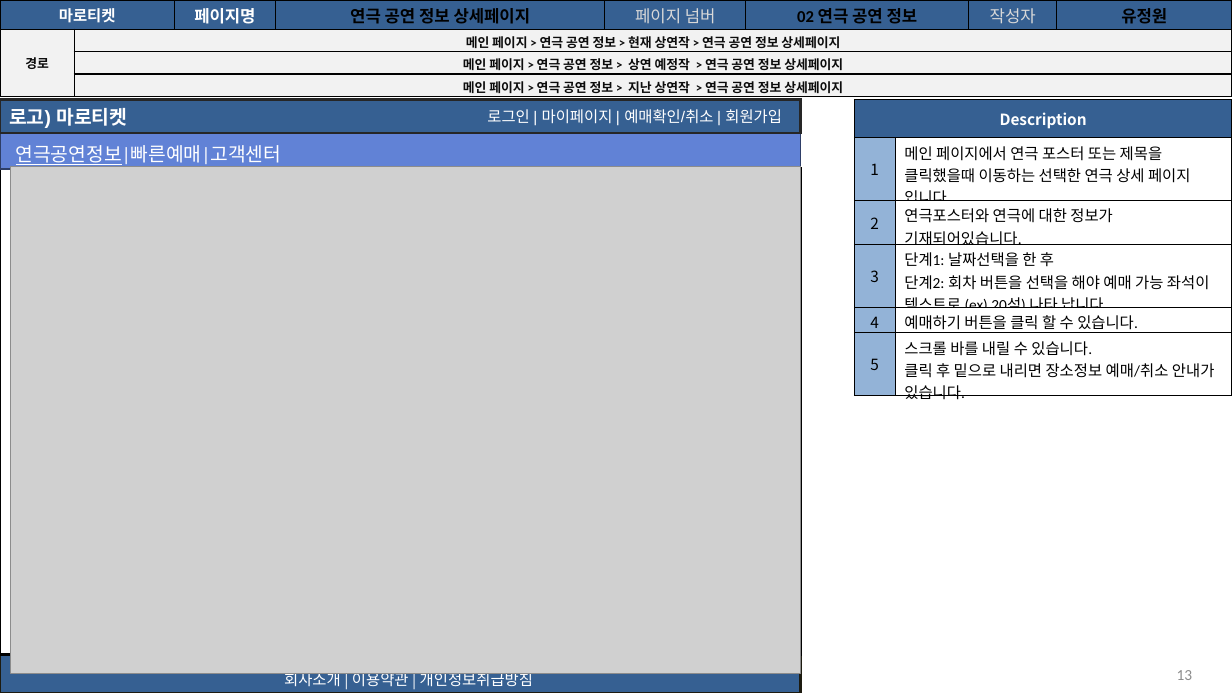
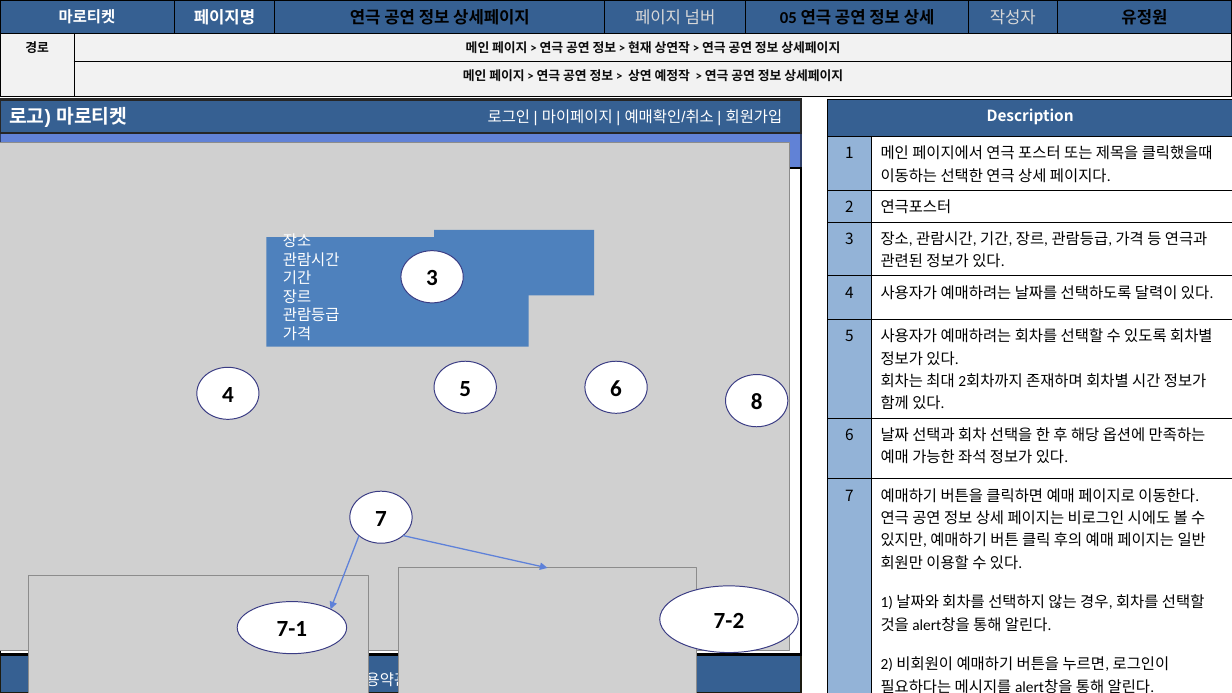
Before and after one commit to Soobinnni/Marroticket, a slide deck: slide 19 of 프로젝트 산출물/9. 스토리보드/마로티켓 사용자 스토리보드.pptx (slide 13 before the commit). Drawn at 1232x693 pixels with LibreOffice and Linux fonts; fonts in the diff are those of the drawing; grey boxes stand for pictures. Boxes give left, top, right and bottom in pixels: in the first picture for what was removed or moved away, otherwise in the second. Text is boxed around its words. In the diff, an @@ line names an element or a change of style, - is before the commit and + after.

```diff
--- a/프로젝트 산출물/9. 스토리보드/마로티켓 사용자 스토리보드.pptx
+++ b/프로젝트 산출물/9. 스토리보드/마로티켓 사용자 스토리보드.pptx
@@ table at (x1=0, y1=0, x2=1232, y2=303) @@
-row 1, column 6: 02 연극 공연 정보
+row 1, column 6: 05 연극 공연 정보 상세
-row 4:  | 메인 페이지 > 연극 공연 정보 > 지난 상연작 > 연극 공연 정보 상세페이지 |  |  |  |  |  | 
@@ text "로그인 | 마이페이지 | 예매확인/취소 ..." rewrapped from (x1=463, y1=58, x2=713, y2=90) to (x1=488, y1=69, x2=783, y2=81) @@
@@ rectangle "로고) 마로티켓" at (x1=0, y1=99, x2=800, y2=132): outline #262626 2 pt to #262626 2.01 pt @@
@@ table at (x1=827, y1=99, x2=1232, y2=693) @@
-row 2: 1 | 메인 페이지에서 연극 포스터 또는 제목을 클릭했을때 이동하는 선택한 연극 상세 페이지 입니다.
-row 3: 2 | 연극포스터와 연극에 대한 정보가 기재되어있습니다.
-row 4: 3 | 단계1: 날짜선택을 한 후 / 단계2: 회차 버튼을 선택을 해야 예매 가능 좌석이 텍스트로 (ex) 20석) 나타 납니다.
-row 5: 4 | 예매하기 버튼을 클릭 할 수 있습니다.
-row 6: 5 | 스크롤 바를 내릴 수 있습니다. / 클릭 후 밑으로 내리면 장소정보 예매/취소 안내가 있습니다.
+row 2: 1 | 메인 페이지에서 연극 포스터 또는 제목을 클릭했을때 이동하는 선택한 연극 상세 페이지다.
+row 3: 2 | 연극포스터
+row 4: 3 | 장소, 관람시간, 기간, 장르, 관람등급, 가격 등 연극과 관련된 정보가 있다.
+row 5: 4 | 사용자가 예매하려는 날짜를 선택하도록 달력이 있다.
+row 6: 5 | 사용자가 예매하려는 회차를 선택할 수 있도록 회차별 정보가 있다. / 회차는 최대 2회차까지 존재하며 회차별 시간 정보가 함께 있다.
+row 7: 6 | 날짜 선택과 회차 선택을 한 후 해당 옵션에 만족하는 예매 가능한 좌석 정보가 있다.
+row 8: 7 | 예매하기 버튼을 클릭하면 예매 페이지로 이동한다. 연극 공연 정보 상세 페이지는 비로그인 시에도 볼 수 있지만, 예매하기 버튼 클릭 후의 예매 페이지는 일반 회원만 이용할 수 있다. / 1) 날짜와 회차를 선택하지 않는 경우, 회차를 선택할 것을 alert창을 통해 알린다. / 2) 비회원이 예매하기 버튼을 누르면, 로그인이 필요하다는 메시지를 alert창을 통해 알린다.
+row 9: 5 | 스크롤 바를 내리면 연극상세정보, 장소정보, 예매/취소 안내가 있다.
@@ table resized from (x1=854, y1=100, x2=1231, y2=404) to (x1=827, y1=99, x2=1232, y2=693) @@
@@ picture moved from (x1=11, y1=166, x2=800, y2=674) to (x1=0, y1=142, x2=789, y2=650) @@
@@ text at (x1=15, y1=141, x2=457, y2=143): text changed @@
-연극공연정보|빠른예매|고객센터
+홈 | 현재 상연작 | 상연 예정작 | 지난 상연작 | 고객센터
@@ rectangle at (x1=0, y1=168, x2=800, y2=654): outline #000000 2 pt to #000000 2.01 pt @@
@@ rectangle added at (x1=266, y1=238, x2=529, y2=347), fill #4E81BD @@
@@ text added at (x1=283, y1=231, x2=340, y2=340), 12 pt, text #FFFFFF @@
+장소
+관람시간
+기간
+장르
+관람등급
+가격
@@ rectangle added at (x1=433, y1=230, x2=593, y2=296), fill #4E81BD @@
@@ ellipse added at (x1=401, y1=250, x2=463, y2=302), fill #FFFFFF, outline #3A3C84 0.76 pt, 18 pt, text #000000, bold @@
+3
@@ ellipse added at (x1=197, y1=367, x2=259, y2=419), fill #FFFFFF, outline #3A3C84 0.76 pt, 18 pt, text #000000, bold @@
+4
@@ ellipse added at (x1=433, y1=361, x2=495, y2=413), fill #FFFFFF, outline #3A3C84 0.76 pt, 18 pt, text #000000, bold @@
+5
@@ ellipse added at (x1=585, y1=361, x2=647, y2=413), fill #FFFFFF, outline #3A3C84 0.76 pt, 18 pt, text #000000, bold @@
+6
@@ ellipse added at (x1=726, y1=374, x2=787, y2=426), fill #FFFFFF, outline #3A3C84 0.76 pt, 18 pt, text #000000, bold @@
+8
@@ ellipse added at (x1=349, y1=491, x2=411, y2=543), fill #FFFFFF, outline #3A3C84 0.76 pt, 18 pt, text #000000, bold @@
+7
@@ arrow added from (359, 535) to (331, 609), #5E81D9 0.99 pt @@
@@ arrow added from (403, 535) to (547, 567), #5E81D9 0.99 pt @@
@@ picture added at (x1=398, y1=567, x2=696, y2=693) @@
@@ picture added at (x1=29, y1=576, x2=368, y2=693) @@
@@ ellipse added at (x1=660, y1=586, x2=799, y2=653), fill #FFFFFF, outline #3A3C84 0.76 pt, 18 pt, text #000000, bold @@
+7-2
@@ ellipse added at (x1=238, y1=602, x2=347, y2=653), fill #FFFFFF, outline #3A3C84 0.76 pt, 18 pt, text #000000, bold @@
+7-1
@@ rectangle "회사소개 | 이용약관 | 개인정보취급방침" at (x1=0, y1=654, x2=800, y2=693): indent changed; outline #1D1B10 2 pt to #1D1B10 2.01 pt @@
@@ page number removed at (x1=1177, y1=670, x2=1193, y2=680) @@
-13
```
Also in this commit, not shown: 47 other slides changed, 13 slides added, 1 slide removed, 36 other files.
